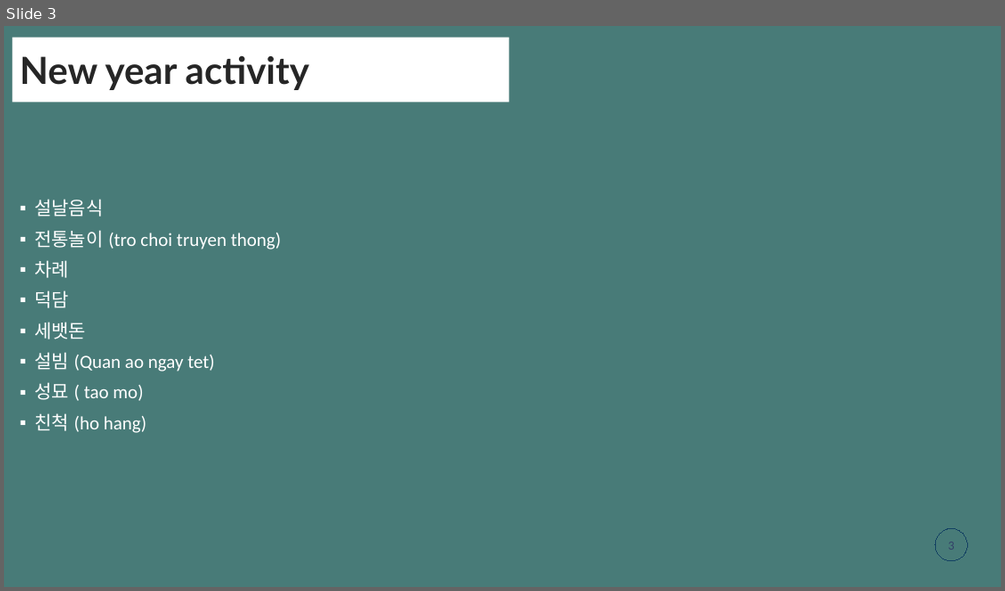
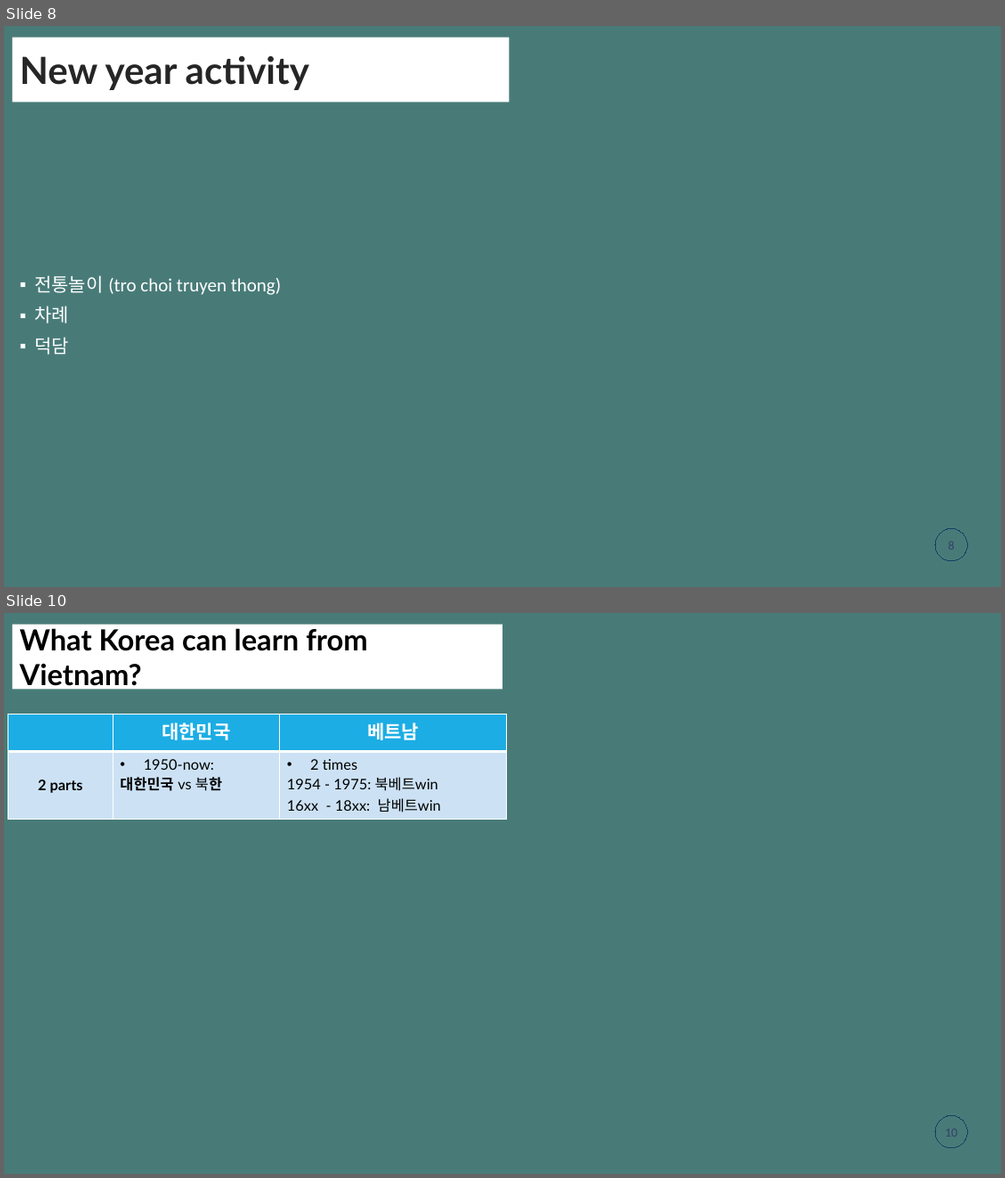
Before and after one commit to gemmanguen/Tetholidays, a slide deck: mducng_VN-KR.pptx. Shown one above the other, each under a label of ours: slide 3 before the commit, slides 8 and 10 after it; the slides between them are not shown. The pictures are 1005x591 and 1005x1178 pixels, drawn with LibreOffice and Linux fonts; fonts in the diff are those of the drawing. Boxes give left, top, right and bottom in pixels: in the first picture for what was removed or moved away, otherwise in the second. Text is boxed around its words. In the diff, an @@ line names an element or a change of style, - is before the commit and + after.

```diff
--- a/mducng_VN-KR.pptx
+++ b/mducng_VN-KR.pptx
@@ slide 10 added at (x1=4, y1=613, x2=1001, y2=1174), background #487B78 @@
@@ title added at (x1=12, y1=625, x2=502, y2=690), fill #FFFFFF, 28 pt, text #000000, bold @@
+What Korea can learn from Vietnam?
@@ table added at (x1=8, y1=714, x2=507, y2=816), 2 rows, 3 columns @@
+ | 대한민국 | 베트남
+2 parts | 1950-now: / 대한민국 vs 북한 | 2 times / 1954 - 1975: 북베트win / 16xx - 18xx: 남베트win
@@ page number added at (x1=935, y1=1116, x2=967, y2=1148), outline #134163 5 pt, 12 pt, text #344068 @@
+10
@@ what was slide 3 is now slide 8 @@
@@ slide 8 changed as well @@
@@ text at (x1=34, y1=199, x2=103, y2=216): paragraph removed @@
-▪ 설날음식
@@ text at (x1=34, y1=321, x2=214, y2=433): paragraphs removed @@
-▪ 세뱃돈
-▪ 설빔 (Quan ao ngay tet)
-▪ 성묘 ( tao mo)
-▪ 친척 (ho hang)
```
Also in this commit, not shown: 2 other slides changed, 6 other slides added, 2 other files.
